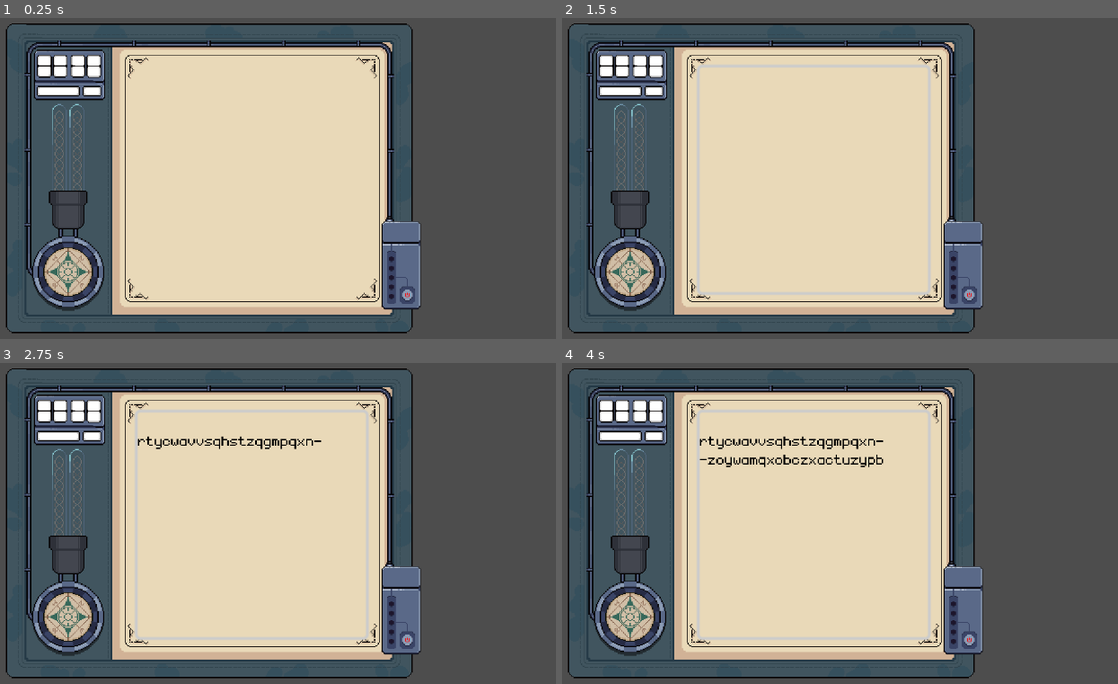
Above: before the commit, frames 1-4 (two rows, left to right).
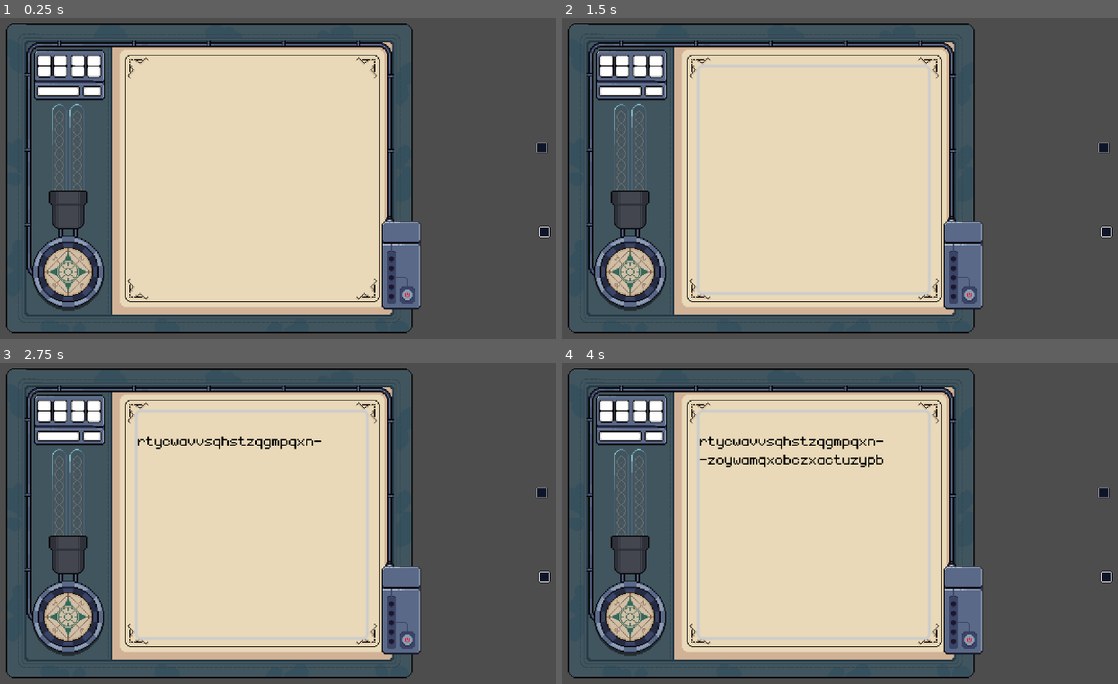
Above: after the commit, the same moments.

Repository: Limit-sest/wiretap
Game: Godot game, scene res://main.tscn
Two runs of this game, one before a commit and one after it. Both use one fixed random seed, a clock stepped at 60 frames per second and the inputs below.
Inputs (mouse positions are in pixels of both pictures, inside the frame that each line leads up to):
- Up to frame 1 (0.25 s): no input
- Up to frame 2 (1.5 s): click (967, 297) at 0.5 s; tap Enter at 1.25 s; move the mouse to (812, 178) at 1.27 s; hold Right from 1.28 s (still down); tap Alt at 1.35 s; click (812, 178) at 1.42 s
- Up to frame 3 (2.75 s): tap Space at 2 s; move the mouse to (194, 545) at 2.02 s; release Right at 2.03 s; hold Down from 2.03 s (still down); tap Shift at 2.1 s; click (194, 545) at 2.17 s
- Up to frame 4 (4 s): tap Enter at 2.75 s; move the mouse to (973, 436) at 2.77 s; release Down at 2.78 s; hold Right 2.78-3.53 s; tap Alt at 2.85 s; click (973, 436) at 2.92 s; tap Space at 3.5 s; move the mouse to (862, 606) at 3.52 s; hold Up from 3.53 s (still down); tap Shift at 3.6 s; click (862, 606) at 3.67 s

The runs differ from the first frame. In frame 1, 0.2% of the frame differs, in the area x 96-100%, y 38-69%; in frame 2, 0.2%; in frame 3, 0.2%; in frame 4, 0.2%.

Commit message:
Start working on a global wiring manager

Diff:
--- a/main.tscn
+++ b/main.tscn
@@ -1,6 +1,12 @@
-[gd_scene load_steps=2 format=3 uid="uid://ecls1n4djcxu"]
+[gd_scene load_steps=6 format=3 uid="uid://ecls1n4djcxu"]
 
 [ext_resource type="PackedScene" uid="uid://chijpwqlktb06" path="res://tty.tscn" id="1_ig7tw"]
+[ext_resource type="PackedScene" uid="uid://bo0f0agwldovs" path="res://wire.tscn" id="2_0xm2m"]
+[ext_resource type="Script" uid="uid://dpmaueosf60vl" path="res://port.gd" id="3_1bvp3"]
+[ext_resource type="Texture2D" uid="uid://b34q66ndjwd5f" path="res://assets/Sprites/Content/UI Buttons/6.png" id="4_lquwl"]
+
+[sub_resource type="RectangleShape2D" id="RectangleShape2D_7mycd"]
+size = Vector2(19, 19)
 
 [node name="Main" type="Node2D"]
 texture_filter = 1
@@ -9,3 +15,33 @@
 
 [node name="Node2D" parent="." instance=ExtResource("1_ig7tw")]
 position = Vector2(-11, -2)
+
+[node name="Node2D2" parent="." instance=ExtResource("2_0xm2m")]
+visible = false
+position = Vector2(255, -166)
+
+[node name="Node2D3" parent="." instance=ExtResource("2_0xm2m")]
+visible = false
+position = Vector2(306, -24)
+
+[node name="Port1" type="Area2D" parent="." groups=["ports"]]
+position = Vector2(328, -53)
+collision_layer = 2
+script = ExtResource("3_1bvp3")
+
+[node name="CollisionShape2D" type="CollisionShape2D" parent="Port1"]
+shape = SubResource("RectangleShape2D_7mycd")
+
+[node name="6" type="Sprite2D" parent="Port1/CollisionShape2D"]
+texture = ExtResource("4_lquwl")
+
+[node name="Port2" type="Area2D" parent="." groups=["ports"]]
+position = Vector2(332, 82)
+collision_layer = 2
+script = ExtResource("3_1bvp3")
+
+[node name="CollisionShape2D" type="CollisionShape2D" parent="Port2"]
+shape = SubResource("RectangleShape2D_7mycd")
+
+[node name="6" type="Sprite2D" parent="Port2/CollisionShape2D"]
+texture = ExtResource("4_lquwl")
--- /dev/null
+++ b/port.gd
@@ -0,0 +1,6 @@
+extends Area2D
+
+func _on_input_event(viewport: Node, event: InputEvent, shape_idx: int) -> void:
+	print("ya")
+	if event is InputEventMouseButton and event.is_pressed() and event.button_index == MOUSE_BUTTON_LEFT:
+		WiringManager.start_wire(self)
--- a/project.godot
+++ b/project.godot
@@ -15,6 +15,10 @@
 config/features=PackedStringArray("4.5", "GL Compatibility")
 config/icon="res://icon.svg"
 
+[autoload]
+
+WiringManager="*res://scripts/wiring_manager.gd"
+
 [editor_plugins]
 
 enabled=PackedStringArray("res://addons/godot_super-wakatime/plugin.cfg")
--- /dev/null
+++ b/scripts/port.gd
@@ -0,0 +1,5 @@
+extends Area2D
+
+func _on_input_event(viewport: Node, event: InputEvent, shape_idx: int) -> void:
+	if event is InputEventMouseButton and event.is_pressed() and event.button_index == MOUSE_BUTTON_LEFT:
+		WiringManager.start_wire(self)
--- /dev/null
+++ b/scripts/wiring_manager.gd
@@ -0,0 +1,50 @@
+extends Node
+
+var active_line: Line2D
+var is_drawing = false
+var start_port = null
+
+var connections = []
+
+func _ready():
+	active_line = Line2D.new()
+	active_line.width = 5.0
+	active_line.default_color = Color.from_hsv(randf(), 0.75, 0.9)
+	add_child(active_line)
+
+func start_wire(port_node):
+	if is_drawing:
+		return
+
+	is_drawing = true
+	start_port = port_node
+	active_line.clear_points()
+
+	var start_pos = active_line.to_local(start_port.global_position)
+	var mouse_pos = active_line.to_local(get_viewport().get_mouse_position())
+	active_line.add_point(start_pos)
+	active_line.add_point(mouse_pos)
+
+func _unhandled_input(event):
+	if is_drawing and event is InputEventMouseButton and not event.is_pressed():
+		if event.button_index == MOUSE_BUTTON_LEFT or event.button_index == MOUSE_BUTTON_RIGHT:
+			var space_state = get_tree().root.get_world_2d().direct_space_state
+			var query = PhysicsPointQueryParameters2D.new()
+			query.position = get_viewport().get_global_mouse_position()
+			query.collide_with_areas = true
+			query.collision_mask = 2 # ports layer
+
+			var result = space_state.intersect_point(query)
+			if not result.is_empty():
+				var target_port = result[0].collider
+				if target_port.is_in_group("ports") and target_port != start_port:
+					connections.append([start_port, target_port])
+					print("Connection created!")
+			is_drawing = false
+			start_port = null
+			active_line.clear_points()
+
+func _process(delta):
+	if is_drawing:
+		var mouse_pos = active_line.to_local(get_viewport().get_mouse_position())
+		active_line.set_point_position(1, mouse_pos)
--- a/wire.tscn
+++ b/wire.tscn
@@ -11,10 +11,10 @@
 
 [node name="Node2D" type="Node2D"]
 texture_filter = 1
-position = Vector2(36, 42)
 script = ExtResource("1_bdjww")
 
 [node name="Port1" type="Area2D" parent="." groups=["ports"]]
+position = Vector2(24, 92)
 collision_layer = 2
 
 [node name="CollisionShape2D" type="CollisionShape2D" parent="Port1"]
Not shown, added: port.gd.uid
Not shown, added: scripts/port.gd.uid
Not shown, added: scripts/wiring_manager.gd.uid
